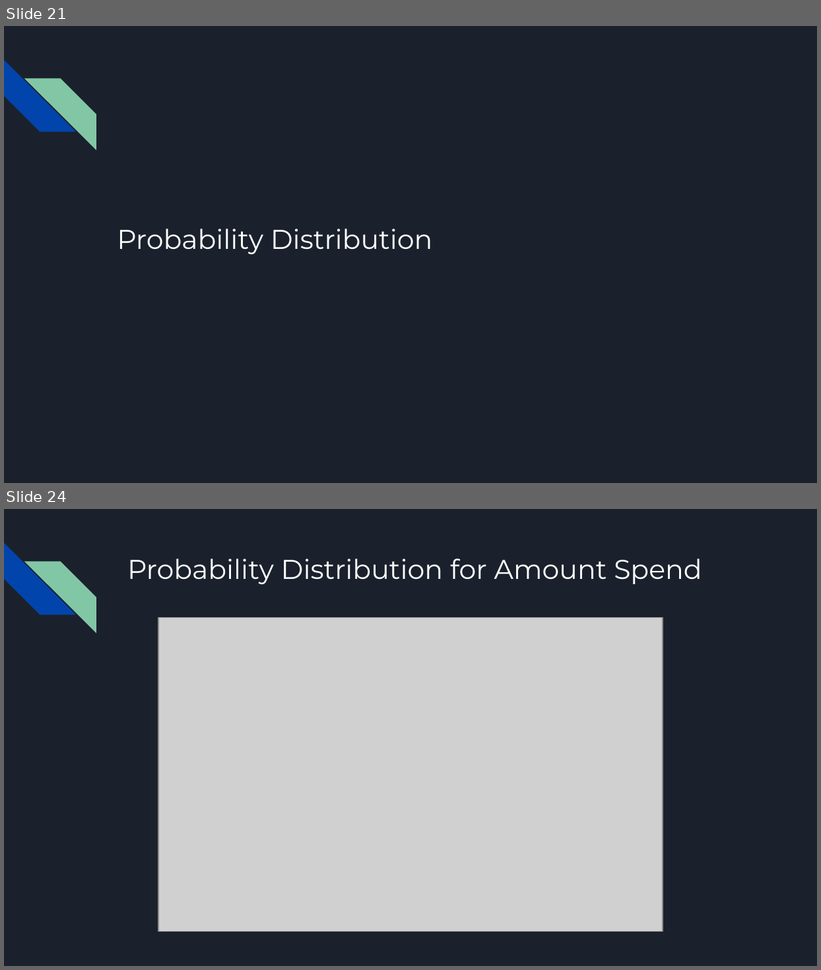
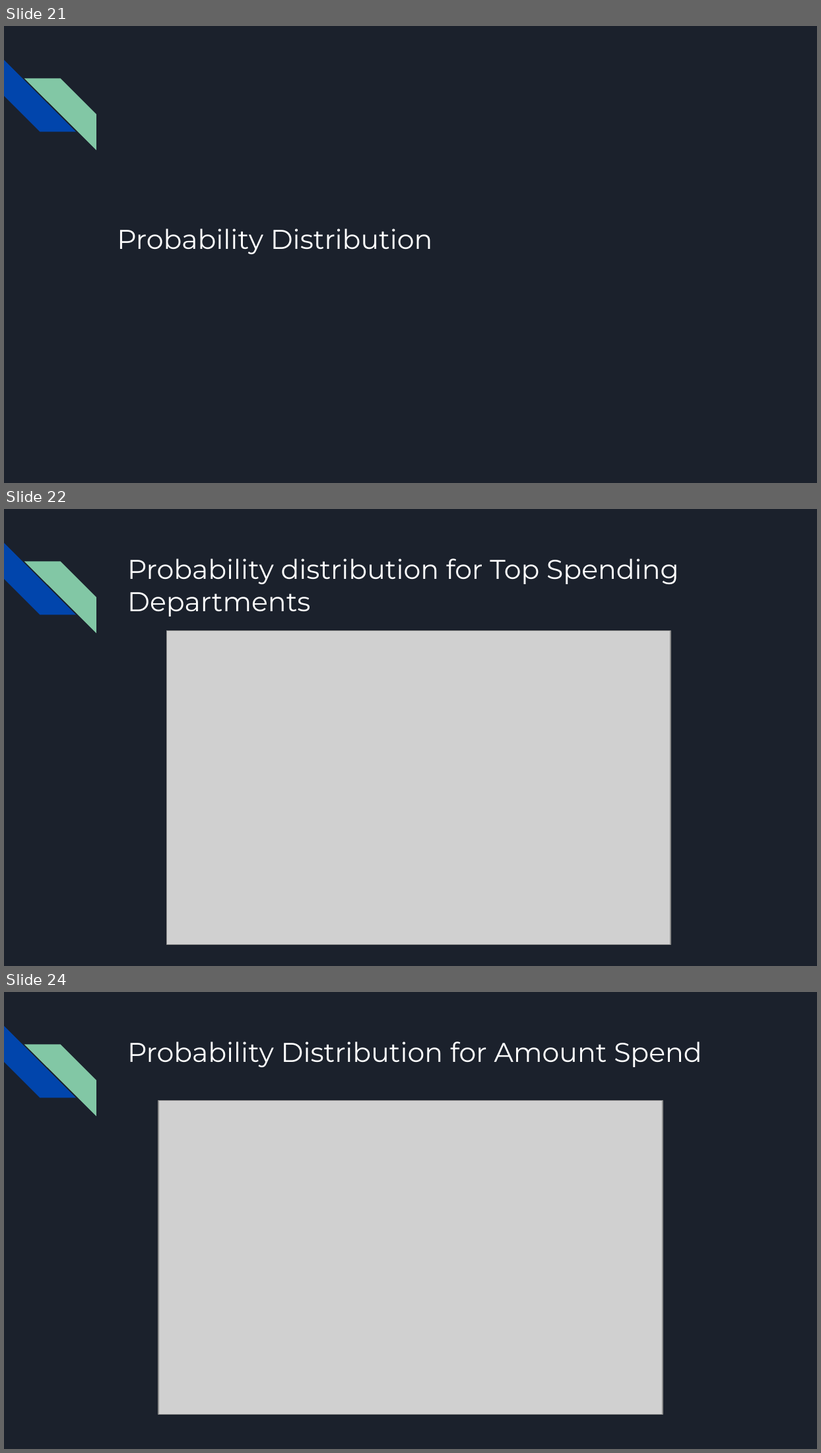
Before and after one commit to UNCG-CSE/Guilford_Financial, a slide deck: Presentation/CSC505Presentation3.pptx. Shown one above the other, each under a label of ours: slides 21 and 24 before the commit, slides 21, 22 and 24 after it; the slides between them are not shown. The pictures are 821x970 and 821x1453 pixels, drawn with LibreOffice and Linux fonts; fonts in the diff are those of the drawing; grey boxes stand for pictures. Boxes give left, top, right and bottom in pixels: in the first picture for what was removed or moved away, otherwise in the second. Text is boxed around its words. In the diff, an @@ line names an element or a change of style, - is before the commit and + after.

```diff
--- a/Presentation/CSC505Presentation3.pptx
+++ b/Presentation/CSC505Presentation3.pptx
@@ slide 22 added at [4, 509, 817, 966], background #1B212C; not listed: 2 template elements that a slide beside it also shows @@
@@ title added at [127, 559, 679, 617], 24 pt, text #FFFFFF @@
+Probability distribution for Top Spending Departments
@@ picture added at [166, 631, 671, 945] @@
```
Also in this commit, not shown: 4 slides changed, 1 other slide added, 2 slides removed.
